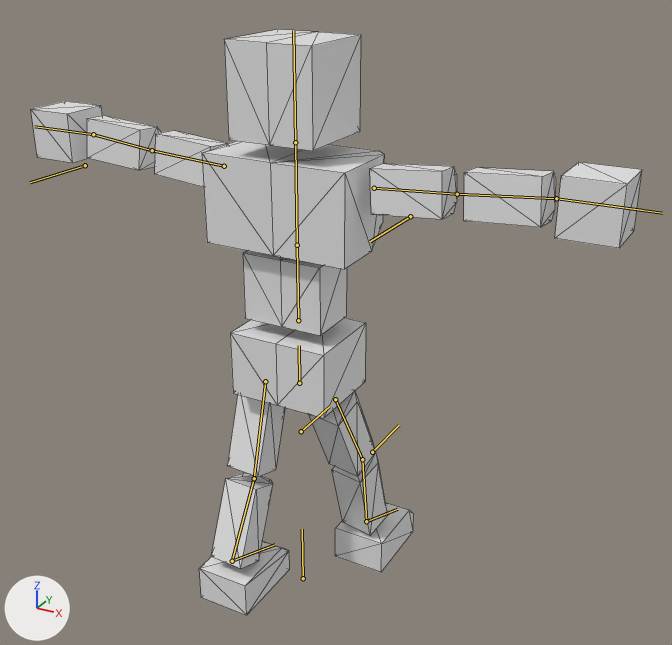
The glTF model BrowserGame/public/models/ToyQuest.glb as it was, and as the next commit left it.
The view is the same before and after, from a 50 mm lens placed at (10.16, -16.71, 10.98), pointed at (0.5, 0.86, 2.19). The axes (+X, +Y, +Z) are drawn at lower left. The lights are the same throughout. Both versions are drawn at frame 12 of the action '05_feet.walk'; the numbers are the values there. The bones that bend it are drawn over the model as lines. Mesh edges are drawn as thin lines.

The first picture shows '立方体'.
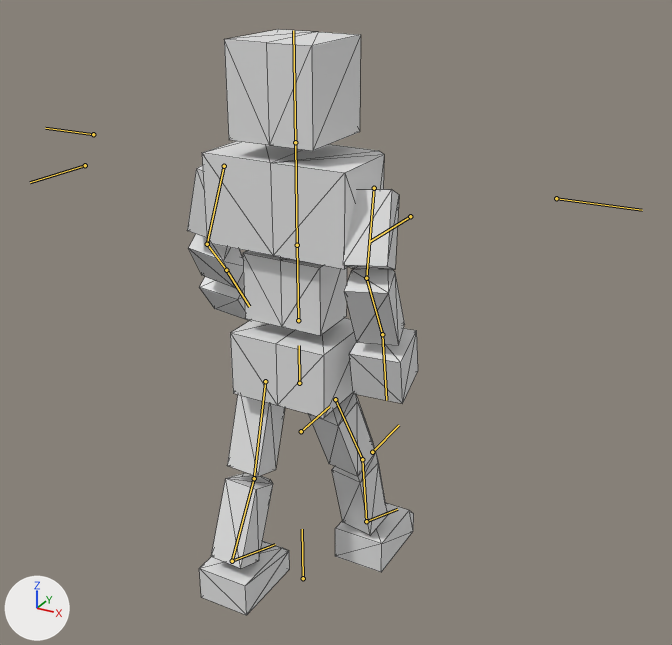
Changed parts and their boxes [x1, y1, x2, y2] in the pictures (672 x 645 px):
'立方体', posed (62% narrower)
    before: [31, 29, 642, 615]
    after: [187, 29, 418, 615]
bone 'upper arm.R', root to tip
    before: (224, 166) to (152, 150)
    after: (224, 166) to (207, 244)
bone 'forearm.R', root to tip
    before: (152, 150) to (93, 134)
    after: (207, 244) to (226, 270)
bone 'hand.R', root to tip
    before: (93, 134) to (34, 126)
    after: (226, 270) to (249, 306)
bone 'upper arm.L', root to tip
    before: (374, 188) to (457, 194)
    after: (374, 188) to (366, 278)
bone 'forearm.L', root to tip
    before: (457, 194) to (556, 198)
    after: (366, 278) to (382, 334)
bone 'hand.L', root to tip
    before: (556, 198) to (662, 213)
    after: (382, 334) to (386, 400)

Patch to the scene script:
```diff
--- a/BrowserGame/public/models/ToyQuest.glb.py
+++ b/BrowserGame/public/models/ToyQuest.glb.py
@@ bone_upper_arm_r @@
 bone_upper_arm_r = bpy.data.objects['アーマチュア'].pose.bones['upper arm.R']  # child of 'chest'
-bone_upper_arm_r.rotation_quaternion = (0.999, -0.014, 0.027, -0.041)  # degrees (-2, 3, -5)
+bone_upper_arm_r.rotation_quaternion = (0.786, 0.047, 0.008, 0.617)  # degrees (5, -3, 76)
@@ bone_forearm_r @@
 bone_forearm_r = bpy.data.objects['アーマチュア'].pose.bones['forearm.R']  # child of 'upper arm.R'
-bone_forearm_r.rotation_quaternion = (1.0, 0.031, 0.0, -0.001)  # degrees (4, 0, 0)
+bone_forearm_r.rotation_quaternion = (0.937, -0.348, 0.0, 0.007)  # degrees (-41, 0, 1)
@@ bone_hand_r @@
 bone_hand_r = bpy.data.objects['アーマチュア'].pose.bones['hand.R']  # child of 'forearm.R'
-bone_hand_r.rotation_quaternion = (0.999, -0.017, -0.031, 0.04)  # degrees (-2, -3, 5)
+bone_hand_r.rotation_quaternion = (0.996, 0.02, 0.013, 0.091)  # degrees (2, 1, 10)
@@ bone_upper_arm_l @@
 bone_upper_arm_l = bpy.data.objects['アーマチュア'].pose.bones['upper arm.L']  # child of 'chest'
-bone_upper_arm_l.rotation_quaternion = (0.999, -0.014, -0.027, 0.041)  # degrees (-2, -3, 5)
+bone_upper_arm_l.rotation_quaternion = (0.731, 0.088, -0.284, -0.614)  # degrees (30, -18, -85)
@@ bone_forearm_l @@
 bone_forearm_l = bpy.data.objects['アーマチュア'].pose.bones['forearm.L']  # child of 'upper arm.L'
-bone_forearm_l.rotation_quaternion = (1.0, 0.031, 0.0, 0.001)  # degrees (4, 0, 0)
+bone_forearm_l.rotation_quaternion = (0.912, -0.41, 0.0, -0.009)  # degrees (-48, 0, -1)
@@ bone_hand_l @@
 bone_hand_l = bpy.data.objects['アーマチュア'].pose.bones['hand.L']  # child of 'forearm.L'
-bone_hand_l.rotation_quaternion = (0.999, -0.017, 0.031, -0.04)  # degrees (-2, 3, -5)
+bone_hand_l.rotation_quaternion = (0.996, 0.08, 0.042, -0.027)  # degrees (9, 5, -3)
```
